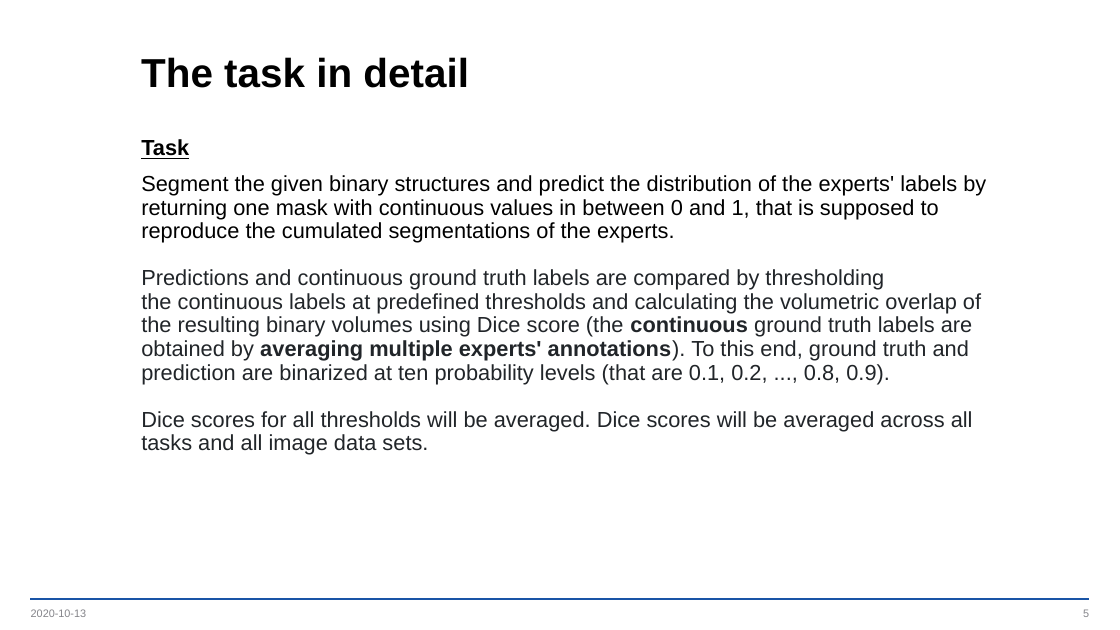
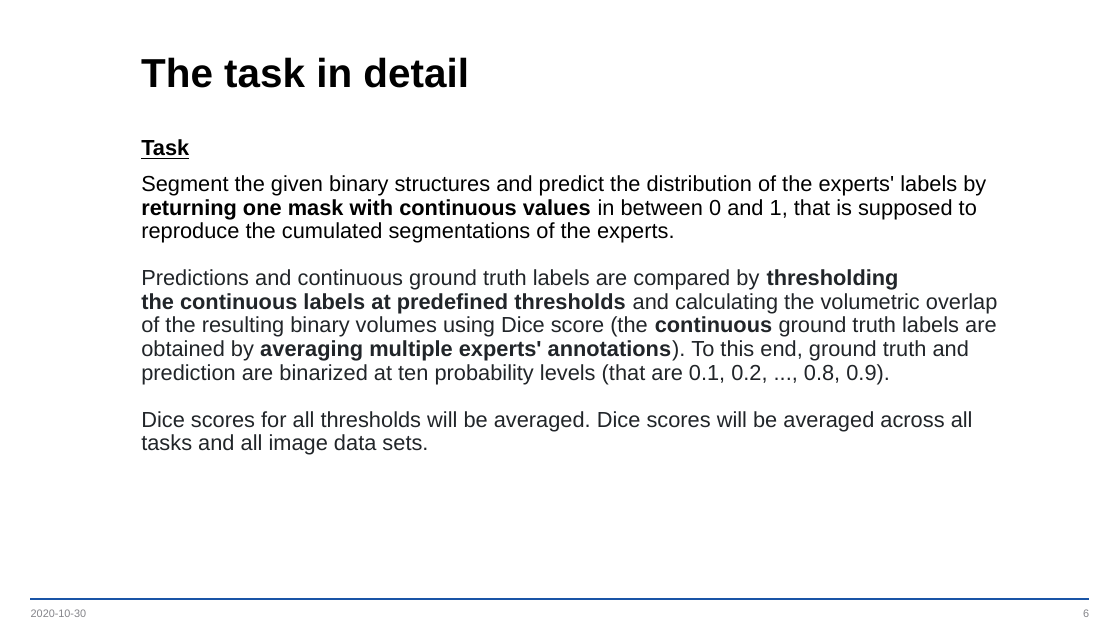
Before and after one commit to Dashtid/Deep-Learning, a slide deck: slide 6 of Project/Project Presentation.pptx (slide 5 before the commit). Drawn at 1120x630 pixels with LibreOffice and Linux fonts; fonts in the diff are those of the drawing; background and template pictures are left out. Boxes give left, top, right and bottom in pixels: in the first picture for what was removed or moved away, otherwise in the second. Text is boxed around its words. In the diff, an @@ line names an element or a change of style, - is before the commit and + after.

```diff
--- a/Project/Project Presentation.pptx
+++ b/Project/Project Presentation.pptx
@@ text at (141, 175, 997, 455): bold on in "returning one mask with continuous values thresholding ..." @@
@@ text at (31, 609, 86, 617): text changed @@
-2020-10-13
+2020-10-30
```
Also in this commit, not shown: 8 other slides changed, 6 slides added, 8 other files.
